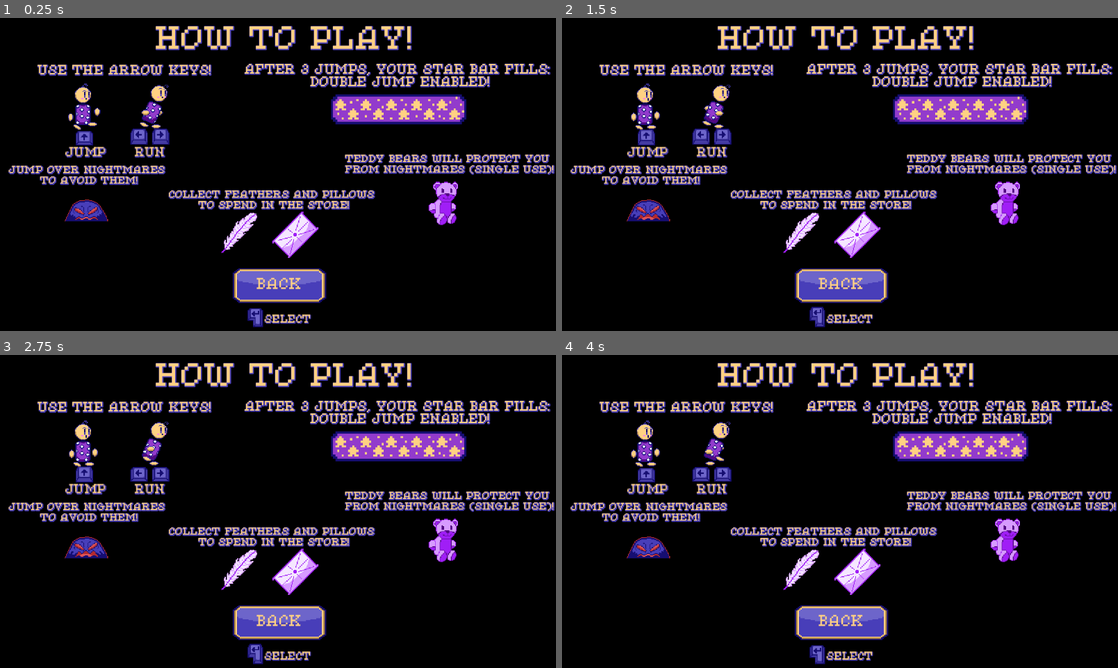
Above: before the commit, frames 1-4 (two rows, left to right).
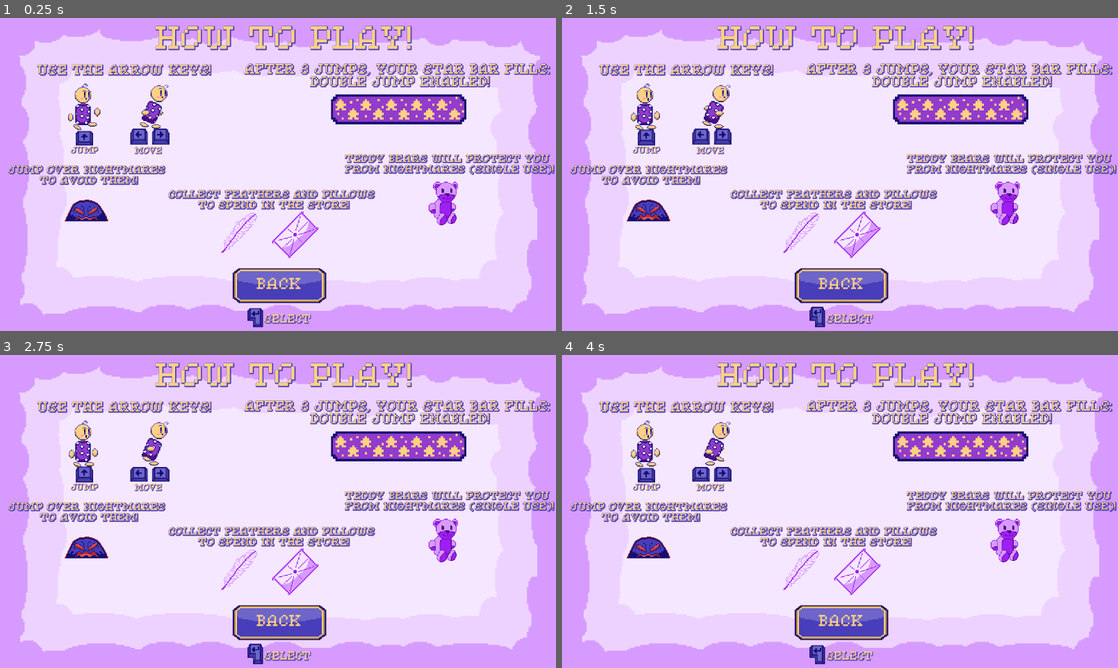
Above: after the commit, the same moments.

Repository: jacio-m/DreamRunner
Game: Godot game, scene res://HUD/tutorial.tscn
The game is run twice, just before and just after one commit, with the same random seed, the same clock (stepped at 60 frames per second) and the same inputs. This scene is started directly instead of the project's main scene.
Inputs:
- Up to frame 1 (0.25 s): no input
- Up to frame 2 (1.5 s): hold Right (ui_right) from 0.53 s (still down); tap Up (ui_up) at 0.77 s
- Up to frame 3 (2.75 s): tap Up (ui_up) at 1.52 s; release Right (ui_right) at 2.03 s; hold Left (ui_left) from 2.03 s (still down)
- Up to frame 4 (4 s): release Left (ui_left) at 2.78 s; hold Right (ui_right) from 2.78 s (still down); tap Up (ui_up) at 3.02, 3.77 s

The runs differ from the first frame. In frame 1, 87% of the frame differs, in the area x 0-100%, y 0-100%; in frame 2, 87%; in frame 3, 87%; in frame 4, 87%.

Commit message:
Added New BG for Screens
Added new sprites that will be used in the tutorial screen, configuration screen and shop screen

Diff:
--- a/HUD/config_screen.tscn
+++ b/HUD/config_screen.tscn
@@ -1,7 +1,7 @@
 [gd_scene load_steps=14 format=3 uid="uid://d4e0i1sppeo6u"]
 
 [ext_resource type="Script" uid="uid://cgqn4b1fq1vhq" path="res://HUD/config_screen.gd" id="1_xc0qo"]
-[ext_resource type="Texture2D" uid="uid://c4dofmepmfprr" path="res://HUD/Sprites/main_menu1.png" id="2_8ian7"]
+[ext_resource type="Texture2D" uid="uid://cl7f0evsun4u4" path="res://Levels/Sprites/BG Sprites/configBG.png" id="2_gphxe"]
 [ext_resource type="FontFile" uid="uid://eiv0e5a5eppv" path="res://HUD/Fonts/PixelatedEleganceRegular-ovyAA.ttf" id="3_lul8w"]
 [ext_resource type="Texture2D" uid="uid://dr4fjb7r0dc2m" path="res://HUD/Sprites/button_idle.png" id="4_nvavp"]
 [ext_resource type="Texture2D" uid="uid://c83ieknepnjjf" path="res://HUD/Sprites/button_pressed.png" id="5_wiqho"]
@@ -38,7 +38,7 @@
 
 [node name="WIP" type="Sprite2D" parent="."]
 scale = Vector2(3, 3)
-texture = ExtResource("2_8ian7")
+texture = ExtResource("2_gphxe")
 centered = false
 
 [node name="Label" type="Label" parent="."]
--- a/HUD/tutorial.tscn
+++ b/HUD/tutorial.tscn
@@ -1,6 +1,7 @@
-[gd_scene load_steps=47 format=3 uid="uid://bcaxvcr3gedc"]
+[gd_scene load_steps=48 format=3 uid="uid://bcaxvcr3gedc"]
 
 [ext_resource type="Script" uid="uid://bq5qravcbtof0" path="res://tutorial.gd" id="1_3e5vs"]
+[ext_resource type="Texture2D" uid="uid://b83yt54qlg0qg" path="res://Levels/Sprites/BG Sprites/tutorialBG.png" id="2_eacv7"]
 [ext_resource type="FontFile" uid="uid://eiv0e5a5eppv" path="res://HUD/Fonts/PixelatedEleganceRegular-ovyAA.ttf" id="3_bir4d"]
 [ext_resource type="Texture2D" uid="uid://6wtaq3o10dqt" path="res://HUD/Sprites/button_focused.png" id="4_g887x"]
 [ext_resource type="Texture2D" uid="uid://c83ieknepnjjf" path="res://HUD/Sprites/button_pressed.png" id="5_1t327"]
@@ -60,6 +61,20 @@
 "speed": 2.0
 }]
 
+[sub_resource type="SpriteFrames" id="SpriteFrames_5j066"]
+animations = [{
+"frames": [{
+"duration": 1.0,
+"texture": ExtResource("9_t5gy2")
+}, {
+"duration": 1.0,
+"texture": ExtResource("10_ej0yr")
+}],
+"loop": true,
+"name": &"Up Key",
+"speed": 2.0
+}]
+
 [sub_resource type="SpriteFrames" id="SpriteFrames_pdjei"]
 animations = [{
 "frames": [{
@@ -80,17 +95,31 @@
 "speed": 3.0
 }]
 
-[sub_resource type="SpriteFrames" id="SpriteFrames_5j066"]
-animations = [{
-"frames": [{
-"duration": 1.0,
-"texture": ExtResource("9_t5gy2")
-}, {
-"duration": 1.0,
-"texture": ExtResource("10_ej0yr")
-}],
-"loop": true,
-"name": &"Up Key",
+[sub_resource type="SpriteFrames" id="SpriteFrames_8ilqp"]
+animations = [{
+"frames": [{
+"duration": 1.0,
+"texture": ExtResource("28_hsvtp")
+}, {
+"duration": 1.0,
+"texture": ExtResource("29_sjju7")
+}],
+"loop": true,
+"name": &"Left Key",
+"speed": 2.0
+}]
+
+[sub_resource type="SpriteFrames" id="SpriteFrames_1owce"]
+animations = [{
+"frames": [{
+"duration": 1.0,
+"texture": ExtResource("26_y8yhf")
+}, {
+"duration": 1.0,
+"texture": ExtResource("27_qt7iw")
+}],
+"loop": true,
+"name": &"Right Key",
 "speed": 2.0
 }]
 
@@ -135,34 +164,6 @@
 "speed": 5.0
 }]
 
-[sub_resource type="SpriteFrames" id="SpriteFrames_1owce"]
-animations = [{
-"frames": [{
-"duration": 1.0,
-"texture": ExtResource("26_y8yhf")
-}, {
-"duration": 1.0,
-"texture": ExtResource("27_qt7iw")
-}],
-"loop": true,
-"name": &"Right Key",
-"speed": 2.0
-}]
-
-[sub_resource type="SpriteFrames" id="SpriteFrames_8ilqp"]
-animations = [{
-"frames": [{
-"duration": 1.0,
-"texture": ExtResource("28_hsvtp")
-}, {
-"duration": 1.0,
-"texture": ExtResource("29_sjju7")
-}],
-"loop": true,
-"name": &"Left Key",
-"speed": 2.0
-}]
-
 [sub_resource type="SpriteFrames" id="SpriteFrames_kbh5l"]
 animations = [{
 "frames": [{
@@ -180,12 +181,10 @@
 [node name="Tutorial" type="Node"]
 script = ExtResource("1_3e5vs")
 
-[node name="ColorRect" type="ColorRect" parent="."]
-offset_left = -20.0
-offset_top = -26.0
-offset_right = 1181.0
-offset_bottom = 676.0
-color = Color(0, 0, 0, 1)
+[node name="Sprite2D" type="Sprite2D" parent="."]
+scale = Vector2(3, 3)
+texture = ExtResource("2_eacv7")
+centered = false
 
 [node name="HowTo" type="Label" parent="."]
 anchors_preset = 5
@@ -337,27 +336,54 @@
 sprite_frames = SubResource("SpriteFrames_gjqde")
 animation = &"Enter Key"
 
+[node name="JumpLabel" type="Label" parent="."]
+offset_left = 147.0
+offset_top = 266.0
+offset_right = 204.0
+offset_bottom = 289.0
+theme_override_colors/font_color = Color(1, 0.819608, 0.513726, 1)
+theme_override_colors/font_shadow_color = Color(0.282353, 0.243137, 0.72549, 1)
+theme_override_constants/shadow_outline_size = 3
+theme_override_fonts/font = ExtResource("3_bir4d")
+text = "JUMP"
+
+[node name="UpKey" type="AnimatedSprite2D" parent="."]
+position = Vector2(174.5, 247)
+scale = Vector2(1.5, 1.5)
+sprite_frames = SubResource("SpriteFrames_5j066")
+animation = &"Up Key"
+
 [node name="ChildJump" type="AnimatedSprite2D" parent="."]
 position = Vector2(173, 184)
 scale = Vector2(1.5, 1.5)
 sprite_frames = SubResource("SpriteFrames_pdjei")
 frame_progress = 0.295717
 
-[node name="UpKey" type="AnimatedSprite2D" parent="ChildJump"]
-position = Vector2(1, 42)
-sprite_frames = SubResource("SpriteFrames_5j066")
-animation = &"Up Key"
-
-[node name="JumpLabel" type="Label" parent="ChildJump"]
-offset_left = -25.3333
-offset_top = 54.6667
-offset_right = 31.6667
-offset_bottom = 77.6667
-theme_override_colors/font_color = Color(1, 0.819608, 0.513726, 1)
-theme_override_colors/font_shadow_color = Color(0.282353, 0.243137, 0.72549, 1)
+[node name="RunLabel" type="Label" parent="."]
+offset_left = 279.0
+offset_top = 267.0
+offset_right = 336.0
+offset_bottom = 290.0
+theme_override_colors/font_color = Color(1, 0.819608, 0.513726, 1)
+theme_override_colors/font_shadow_color = Color(0.282353, 0.243137, 0.72549, 1)
+theme_override_constants/outline_size = 0
 theme_override_constants/shadow_outline_size = 3
 theme_override_fonts/font = ExtResource("3_bir4d")
-text = "JUMP"
+text = "MOVE"
+
+[node name="LeftKey" type="AnimatedSprite2D" parent="."]
+position = Vector2(288, 245.5)
+scale = Vector2(1.5, 1.5)
+sprite_frames = SubResource("SpriteFrames_8ilqp")
+animation = &"Left Key"
+frame_progress = 0.799457
+
+[node name="RightKey" type="AnimatedSprite2D" parent="."]
+position = Vector2(333, 245.5)
+scale = Vector2(1.5, 1.5)
+sprite_frames = SubResource("SpriteFrames_1owce")
+animation = &"Right Key"
+frame_progress = 0.549647
 
 [node name="ChildRun" type="AnimatedSprite2D" parent="."]
 position = Vector2(318, 181)
@@ -365,30 +391,6 @@
 sprite_frames = SubResource("SpriteFrames_nuewf")
 animation = &"Running"
 frame_progress = 0.00748152
-
-[node name="RunLabel" type="Label" parent="ChildRun"]
-offset_left = -26.0
-offset_top = 57.3333
-offset_right = 17.0
-offset_bottom = 80.3333
-theme_override_colors/font_color = Color(1, 0.819608, 0.513726, 1)
-theme_override_colors/font_shadow_color = Color(0.282353, 0.243137, 0.72549, 1)
-theme_override_constants/outline_size = 0
-theme_override_constants/shadow_outline_size = 3
-theme_override_fonts/font = ExtResource("3_bir4d")
-text = "RUN"
-
-[node name="RightKey" type="AnimatedSprite2D" parent="ChildRun"]
-position = Vector2(10, 43)
-sprite_frames = SubResource("SpriteFrames_1owce")
-animation = &"Right Key"
-frame_progress = 0.549647
-
-[node name="LeftKey" type="AnimatedSprite2D" parent="ChildRun"]
-position = Vector2(-20, 43)
-sprite_frames = SubResource("SpriteFrames_8ilqp")
-animation = &"Left Key"
-frame_progress = 0.799457
 
 [node name="DoubleJump" type="TextureProgressBar" parent="."]
 offset_left = 686.0
--- a/tutorial.gd
+++ b/tutorial.gd
@@ -5,10 +5,10 @@
 	$BackButton.grab_focus()
 	$BackButton.pressed.connect(main_menu)
 	$ChildJump.play()
-	$ChildJump/UpKey.play()
+	$UpKey.play()
 	$ChildRun.play()
-	$ChildRun/RightKey.play()
-	$ChildRun/LeftKey.play()
+	$RightKey.play()
+	$LeftKey.play()
 	$ShadowIdle.play()
 
 func main_menu():
Binary file added: Levels/Sprites/BG Sprites/configBG.png
Not shown, added: Levels/Sprites/BG Sprites/configBG.png.import
Binary file added: Levels/Sprites/BG Sprites/shopBG.png
Not shown, added: Levels/Sprites/BG Sprites/shopBG.png.import
Binary file added: Levels/Sprites/BG Sprites/tutorialBG.png
Not shown, added: Levels/Sprites/BG Sprites/tutorialBG.png.import
